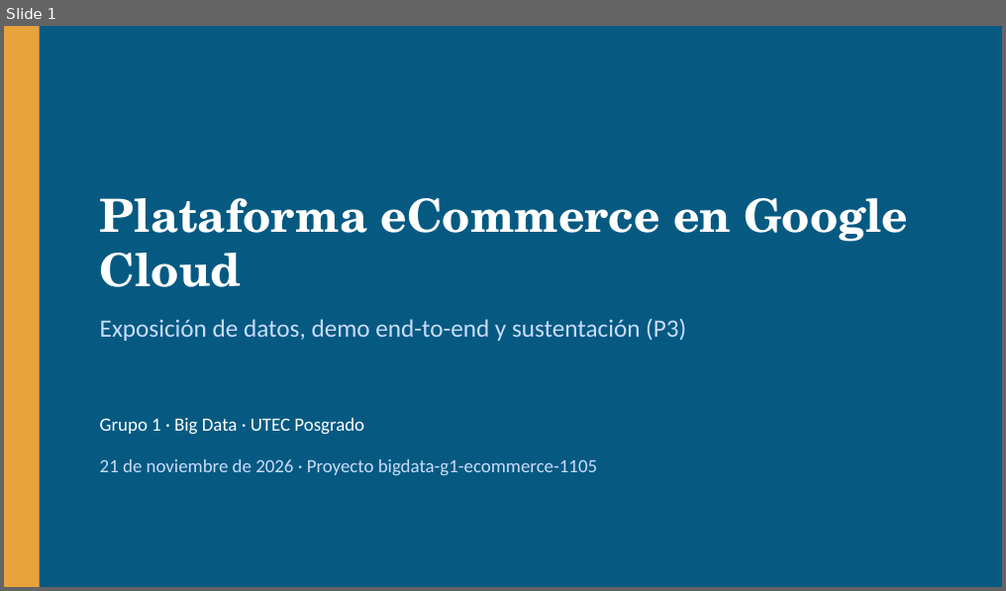
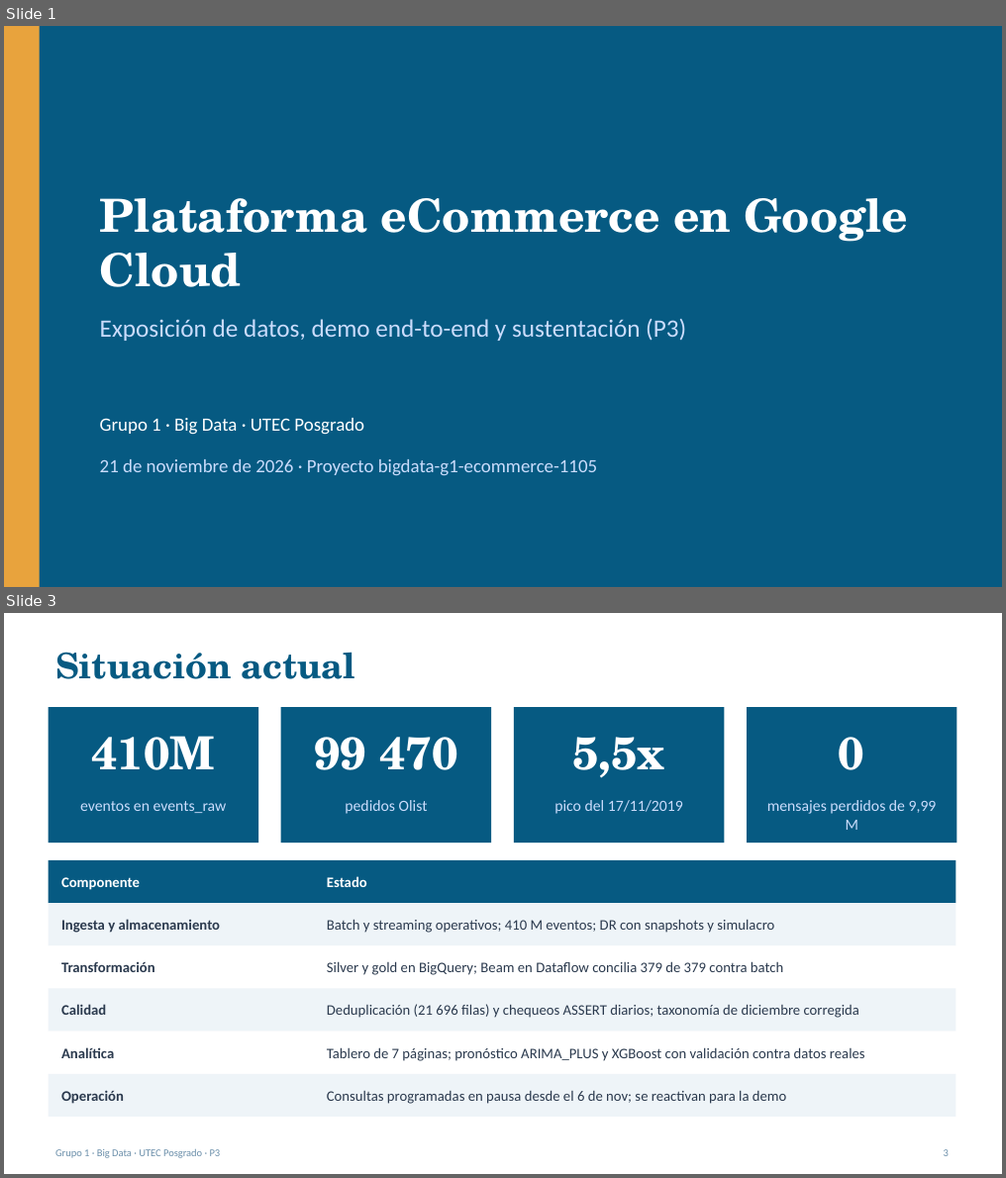
Before and after one commit to RVargasC22/bigdata-g1-ecommerce-gcp, a slide deck: docs/p3/Sustentacion_P3.pptx. Shown one above the other, each under a label of ours: slide 1 before the commit, slides 1 and 3 after it; the slides between them are not shown. The pictures are 1006x591 and 1006x1178 pixels, drawn with LibreOffice and Linux fonts; fonts in the diff are those of the drawing. Boxes give left, top, right and bottom in pixels: in the first picture for what was removed or moved away, otherwise in the second. Text is boxed around its words. In the diff, an @@ line names an element or a change of style, - is before the commit and + after.

```diff
--- a/docs/p3/Sustentacion_P3.pptx
+++ b/docs/p3/Sustentacion_P3.pptx
@@ slide 3 added at <box>4,613,1002,1174</box>, background #FFFFFF @@
@@ text added at <box>55,652,355,679</box>, 34 pt, text #065A82, bold @@
+Situación actual
@@ rectangle added at <box>49,707,258,843</box>, fill #065A82 @@
@@ rectangle added at <box>281,707,491,843</box>, fill #065A82 @@
@@ rectangle added at <box>514,707,724,843</box>, fill #065A82 @@
@@ rectangle added at <box>746,707,957,843</box>, fill #065A82 @@
@@ text added at <box>91,736,215,770</box>, 44 pt, text #FFFFFF, bold @@
+410M
@@ text added at <box>314,737,458,770</box>, 44 pt, text #FFFFFF, bold @@
+99 470
@@ text added at <box>572,737,665,778</box>, 44 pt, text #FFFFFF, bold @@
+5,5x
@@ text added at <box>839,737,865,770</box>, 44 pt, text #FFFFFF, bold @@
+0
@@ text added at <box>80,801,227,813</box>, 15 pt, text #CADCFC @@
+eventos en events_raw
@@ text added at <box>345,800,428,814</box>, 15 pt, text #CADCFC @@
+pedidos Olist
@@ text added at <box>554,800,683,814</box>, 15 pt, text #CADCFC @@
+pico del 17/11/2019
@@ text added at <box>767,800,937,830</box>, 15 pt, text #CADCFC @@
+mensajes perdidos de 9,99 M
@@ rectangle added at <box>49,861,956,903</box>, fill #065A82 @@
@@ text added at <box>61,877,140,890</box>, 14 pt, text #FFFFFF, bold @@
+Componente
@@ text added at <box>327,876,367,887</box>, 14 pt, text #FFFFFF, bold @@
+Estado
@@ rectangle added at <box>49,903,956,947</box>, fill #EEF4F8 @@
@@ text added at <box>61,919,221,933</box>, 14 pt, text #2B3A4E, bold @@
+Ingesta y almacenamiento
@@ text added at <box>327,919,774,933</box>, 14 pt, text #2B3A4E @@
+Batch y streaming operativos; 410 M eventos; DR con snapshots y simulacro
@@ rectangle added at <box>49,947,956,989</box>, fill #FFFFFF @@
@@ text added at <box>61,962,155,972</box>, 14 pt, text #2B3A4E, bold @@
+Transformación
@@ text added at <box>327,961,783,975</box>, 14 pt, text #2B3A4E @@
+Silver y gold en BigQuery; Beam en Dataflow concilia 379 de 379 contra batch
@@ rectangle added at <box>49,989,956,1032</box>, fill #EEF4F8 @@
@@ text added at <box>61,1004,106,1015</box>, 14 pt, text #2B3A4E, bold @@
+Calidad
@@ text added at <box>327,1004,859,1018</box>, 14 pt, text #2B3A4E @@
+Deduplicación (21 696 filas) y chequeos ASSERT diarios; taxonomía de diciembre corregida
@@ rectangle added at <box>49,1032,956,1074</box>, fill #FFFFFF @@
@@ text added at <box>61,1048,114,1059</box>, 14 pt, text #2B3A4E, bold @@
+Analítica
@@ text added at <box>327,1048,865,1061</box>, 14 pt, text #2B3A4E @@
+Tablero de 7 páginas; pronóstico ARIMA_PLUS y XGBoost con validación contra datos reales
@@ rectangle added at <box>49,1074,956,1117</box>, fill #EEF4F8 @@
@@ text added at <box>61,1090,124,1104</box>, 14 pt, text #2B3A4E, bold @@
+Operación
@@ text added at <box>327,1090,787,1104</box>, 14 pt, text #2B3A4E @@
+Consultas programadas en pausa desde el 6 de nov; se reactivan para la demo
@@ text added at <box>55,1150,221,1158</box>, 10 pt, text #6B8FAA @@
+Grupo 1 · Big Data · UTEC Posgrado · P3
@@ text added at <box>944,1150,948,1157</box>, 10 pt, text #6B8FAA @@
+3
```
Also in this commit, not shown: 8 slides changed, 5 other slides added, 3 slides removed, 1 other file.
